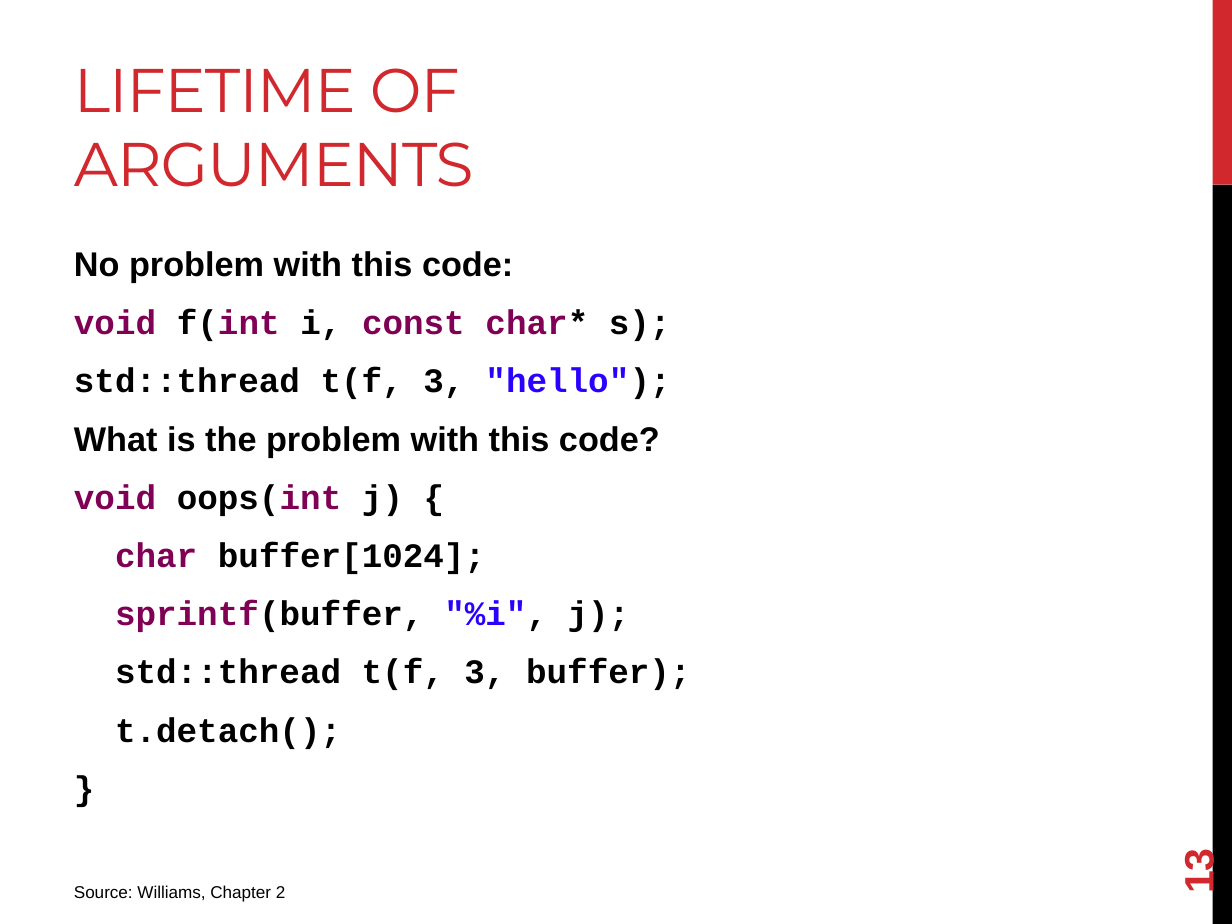
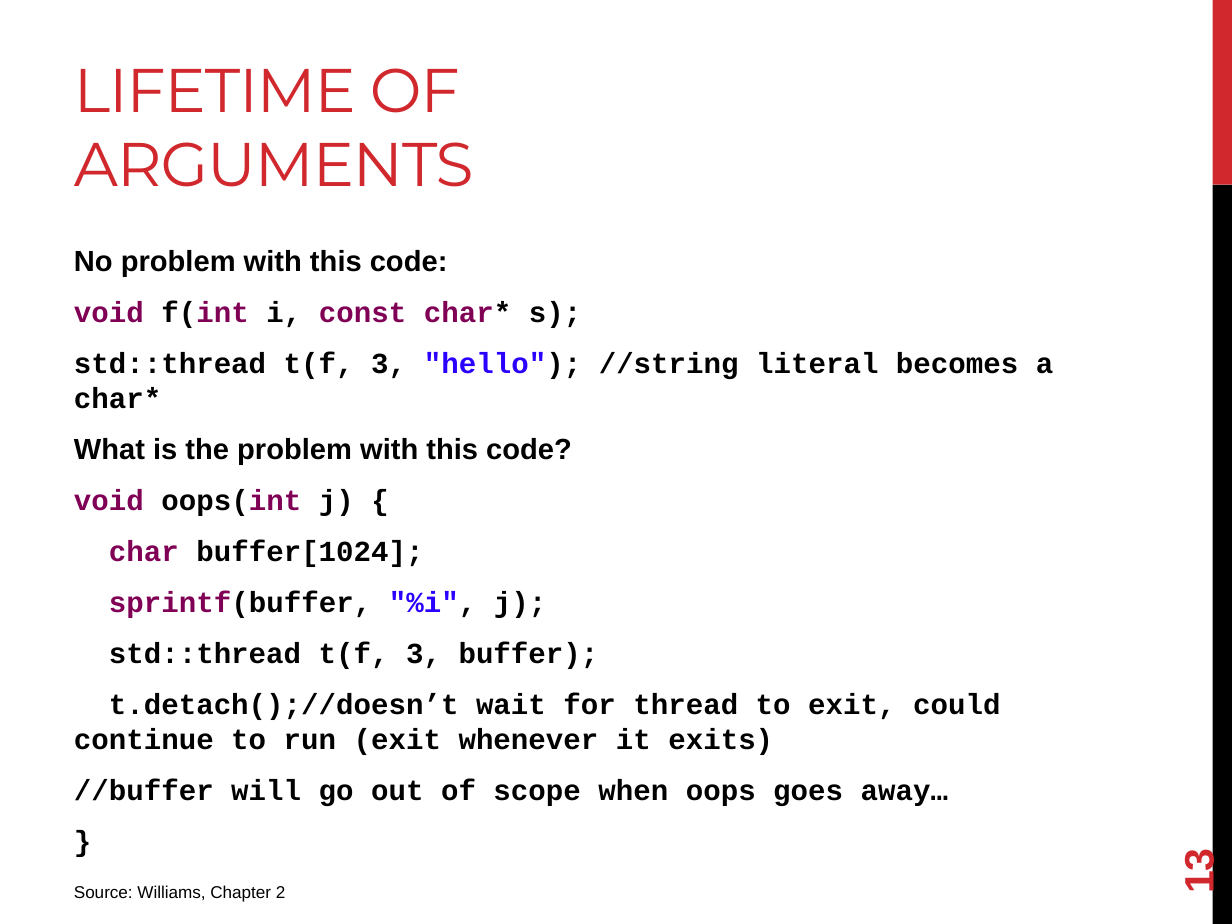
Before and after one commit to joshpeterson/DevelopingConcurrentSoftware, a slide deck: slide 13 of Lectures/Threads/Threads.pptx. Drawn at 1232x924 pixels with LibreOffice and Linux fonts; fonts in the diff are those of the drawing. Boxes give left, top, right and bottom in pixels: in the first picture for what was removed or moved away, otherwise in the second. Text is boxed around its words. In the diff, an @@ line names an element or a change of style, - is before the commit and + after.

```diff
--- a/Lectures/Threads/Threads.pptx
+++ b/Lectures/Threads/Threads.pptx
@@ text at (74, 250, 599, 669): size 20 to 17 pt in "No problem with this code:", "void f(int i, const char* s);", "What is the problem with this code?", "void oops(int j) {" and 4 more places @@
@@ text at (74, 352, 1053, 409): text changed; size 20 to 17 pt @@
-std::thread t(f, 3, "hello");
+std::thread t(f, 3, "hello"); //string literal becomes a char*
@@ text at (74, 693, 1000, 806): text changed; size 20 to 17 pt @@
-t.detach();
+t.detach();//doesn’t wait for thread to exit, could continue to run (exit whenever it exits)
+//buffer will go out of scope when oops goes away…
```
Also in this commit, not shown: 12 other slides changed, 12 other files.
